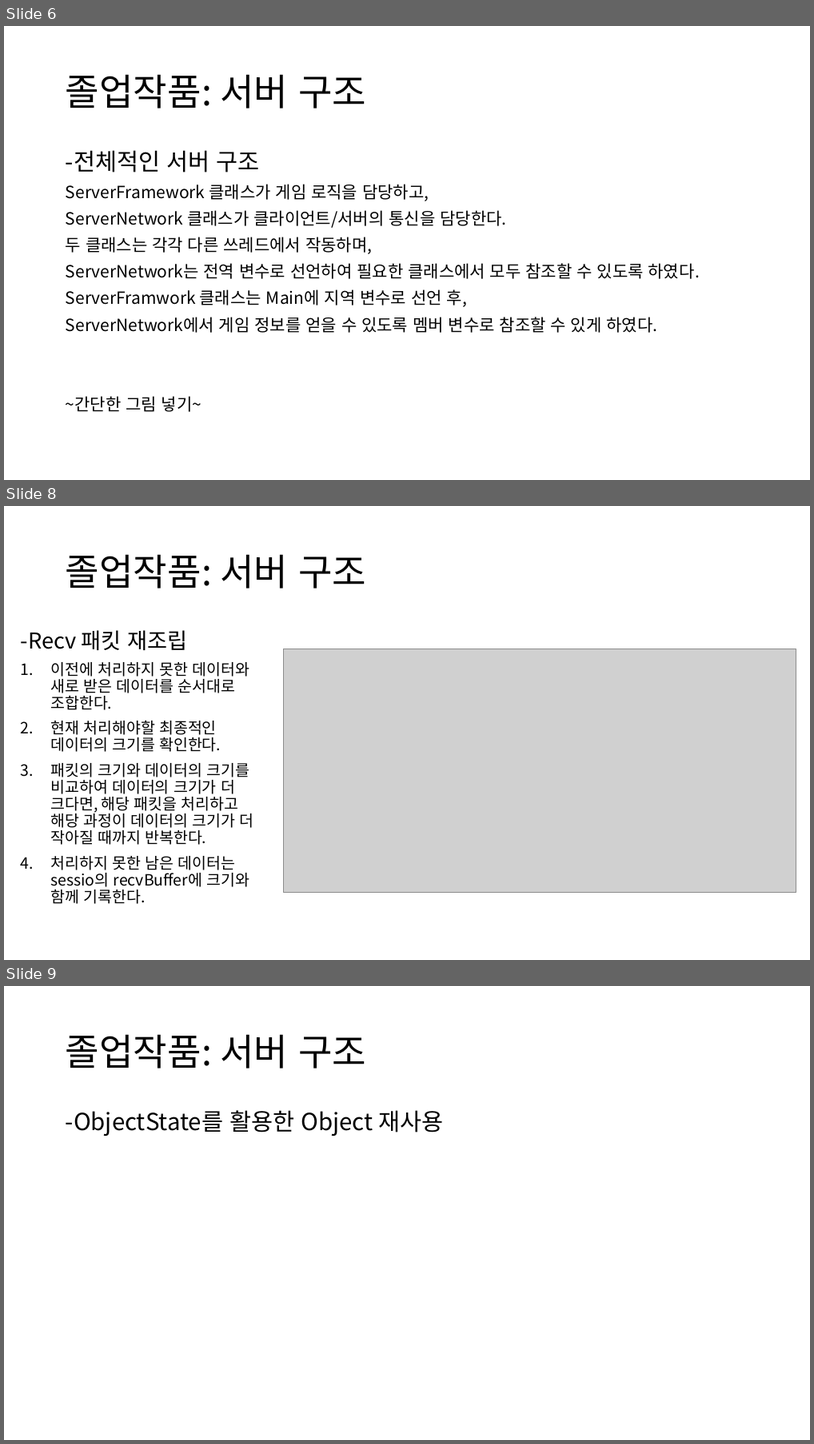
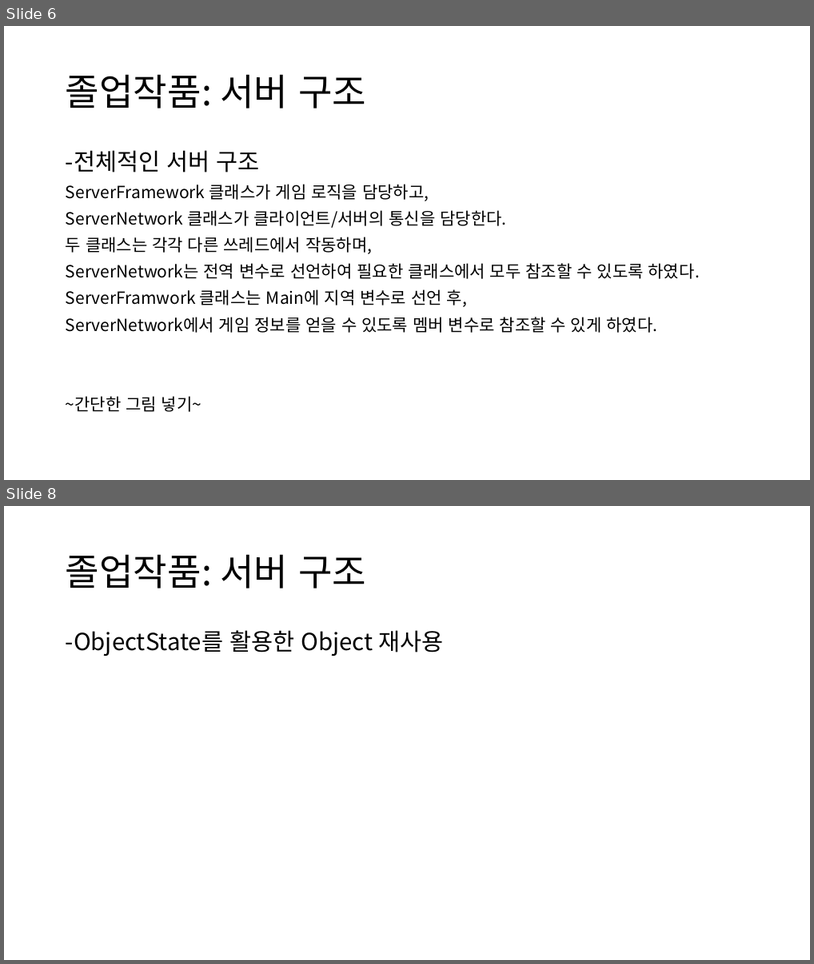
Before and after one commit to kimi5231/B1A2_project, a slide deck: 포트폴리오/임수영/포트폴리오.pptx. Shown one above the other, each under a label of ours: slides 6, 8 and 9 before the commit, slides 6 and 8 after it; the slides between them are not shown. The pictures are 814x1444 and 814x964 pixels, drawn with LibreOffice and Linux fonts; fonts in the diff are those of the drawing; grey boxes stand for pictures. Boxes give left, top, right and bottom in pixels: in the first picture for what was removed or moved away, otherwise in the second. Text is boxed around its words. In the diff, an @@ line names an element or a change of style, - is before the commit and + after.

```diff
--- a/포트폴리오/임수영/포트폴리오.pptx
+++ b/포트폴리오/임수영/포트폴리오.pptx
@@ slide 8 removed at [4,506,810,960], background #FFFFFF @@
@@ title removed at [66,554,366,588] @@
-졸업작품: 서버 구조
@@ text removed at [21,630,254,904] @@
--Recv 패킷 재조립
-1. 이전에 처리하지 못한 데이터와 새로 받은 데이터를 순서대로 조합한다.
-2. 현재 처리해야할 최종적인 데이터의 크기를 확인한다.
-3. 패킷의 크기와 데이터의 크기를 비교하여 데이터의 크기가 더 크다면, 해당 패킷을 처리하고 해당 과정이 데이터의 크기가 더 작아질 때까지 반복한다.
-4. 처리하지 못한 남은 데이터는 sessio의 recvBuffer에 크기와 함께 기록한다.
@@ picture removed at [284,649,797,892] @@
@@ what was slide 9 is now slide 8 @@
```
Also in this commit, not shown: 5 slides changed, 1 slide added, 1 other slide removed, 1 other file.
